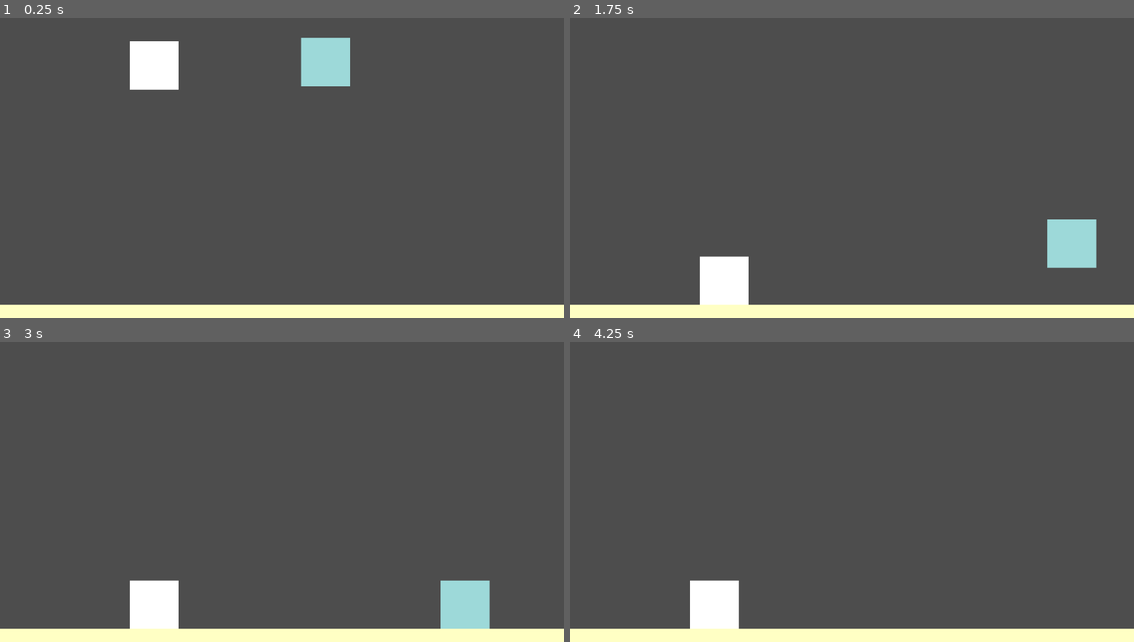
Above: before the commit, frames 1-4 (two rows, left to right).
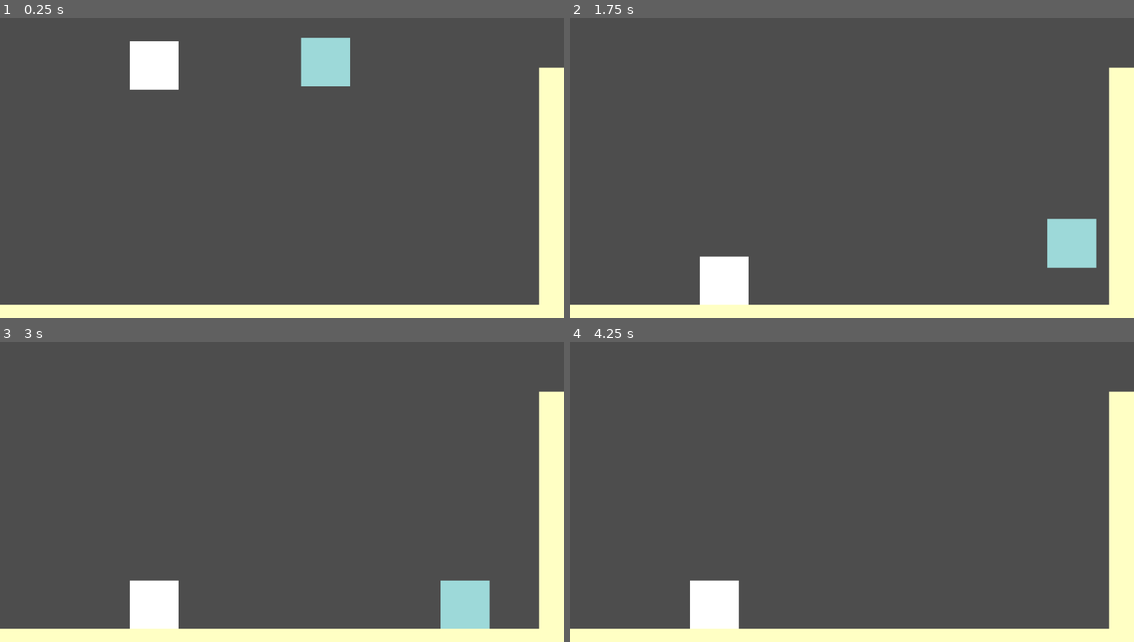
Above: after the commit, the same moments.

Repository: Zandra7/Underchurch
Game: Godot game, scene res://main.tscn
The game is run twice, just before and just after one commit, with the same random seed, the same clock (stepped at 60 frames per second) and the same inputs.
Inputs:
- Up to frame 1 (0.25 s): no input
- Up to frame 2 (1.75 s): hold D (p1right) from 0.53 s (still down); tap Left (p2left) at 0.6 s; tap W (p1jump) at 0.77, 1.52 s; tap Right (p2right) at 1.35 s
- Up to frame 3 (3 s): release D (p1right) at 2.03 s; hold A (p1left) 2.03-2.78 s; tap Left (p2left) at 2.1 s; hold D (p1right) from 2.78 s (still down); tap Right (p2right) at 2.85 s
- Up to frame 4 (4.25 s): keep holding D (p1right); tap W (p1jump) at 3.02, 3.77 s; tap Left (p2left) at 3.6 s

The runs differ from the first frame. In frame 1, 3.6% of the frame differs, in the area x 95-100%, y 16-96%; in frame 2, 3.6%, in the area x 84-100%, y 16-96%; in frame 3, 3.6%; in frame 4, 3.6%.

Commit message:
added wall

Diff:
--- a/main.tscn
+++ b/main.tscn
@@ -56,6 +56,21 @@
 scale = Vector2(29.4213, 1)
 color = Color(1, 1, 0.768627, 1)
 
+[node name="StaticBody2D2" type="StaticBody2D" parent="."]
+
+[node name="CollisionShape2D" type="CollisionShape2D" parent="StaticBody2D2"]
+position = Vector2(574.775, 641)
+scale = Vector2(9.74492, 1.91556)
+shape = SubResource("RectangleShape2D_nf7rb")
+
+[node name="ColorRect" type="ColorRect" parent="StaticBody2D2"]
+offset_left = 1101.0
+offset_top = 135.0
+offset_right = 1103.0
+offset_bottom = 622.0
+scale = Vector2(29.4213, 1)
+color = Color(1, 1, 0.768627, 1)
+
 [node name="ColorRect" type="ColorRect" parent="."]
 offset_left = -1.0
 offset_top = 1509.0
